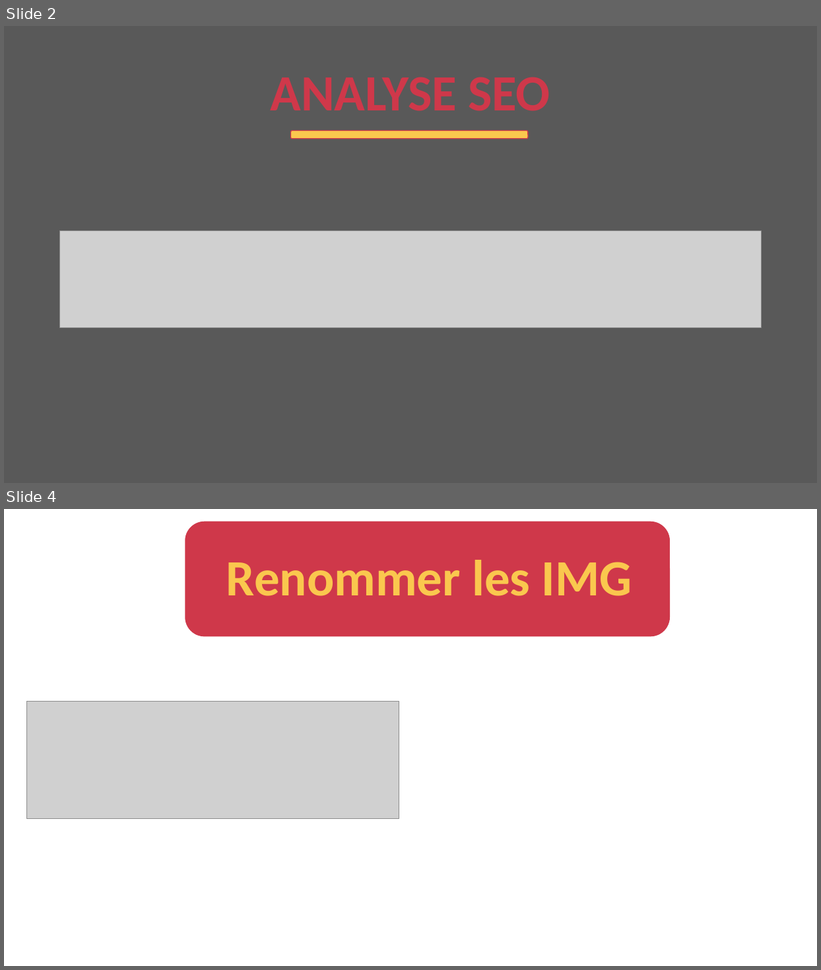
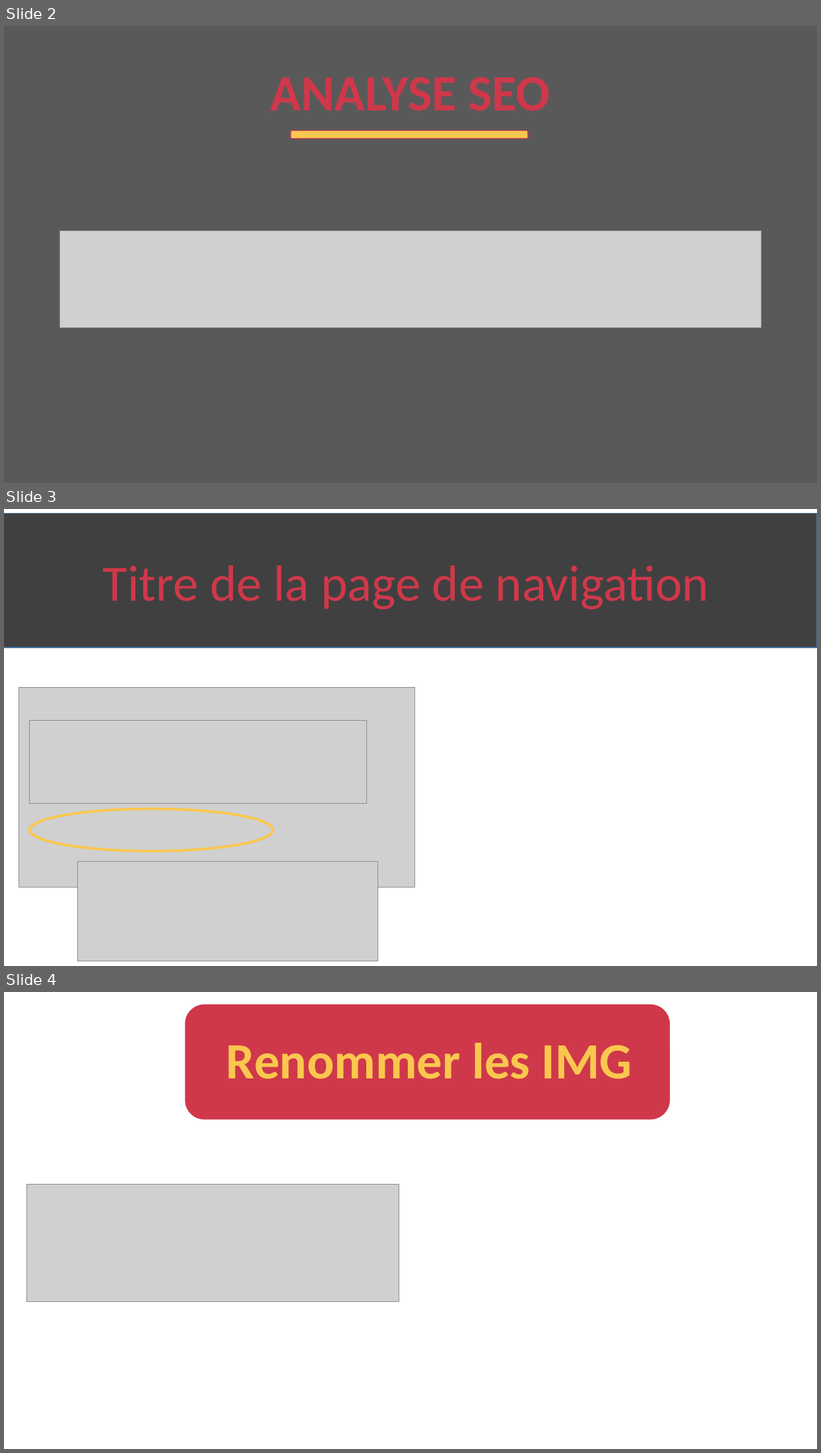
Before and after one commit to devfredgithub/p4DEGRANGEfred, a slide deck: chouette agence.pptx. Shown one above the other, each under a label of ours: slides 2 and 4 before the commit, slides 2, 3 and 4 after it; the slides between them are not shown. The pictures are 821x970 and 821x1453 pixels, drawn with LibreOffice and Linux fonts; fonts in the diff are those of the drawing; grey boxes stand for pictures. Boxes give left, top, right and bottom in pixels: in the first picture for what was removed or moved away, otherwise in the second. Text is boxed around its words. In the diff, an @@ line names an element or a change of style, - is before the commit and + after.

```diff
--- a/chouette agence.pptx
+++ b/chouette agence.pptx
@@ slide 3 added at (x1=4, y1=509, x2=817, y2=966), background #FFFFFF @@
@@ rectangle added at (x1=4, y1=513, x2=817, y2=648), fill #404040, outline #43739E 1 pt, 60 pt, text #CF384A @@
+Titre de la page de navigation
@@ picture added at (x1=19, y1=688, x2=415, y2=888) @@
@@ picture added at (x1=30, y1=721, x2=367, y2=804) @@
@@ ellipse added at (x1=30, y1=809, x2=273, y2=851), outline #FAC74E 3 pt @@
@@ picture added at (x1=77, y1=861, x2=378, y2=962) @@
```
Also in this commit, not shown: 1 other slide added, 1 slide removed, 1 other file.
